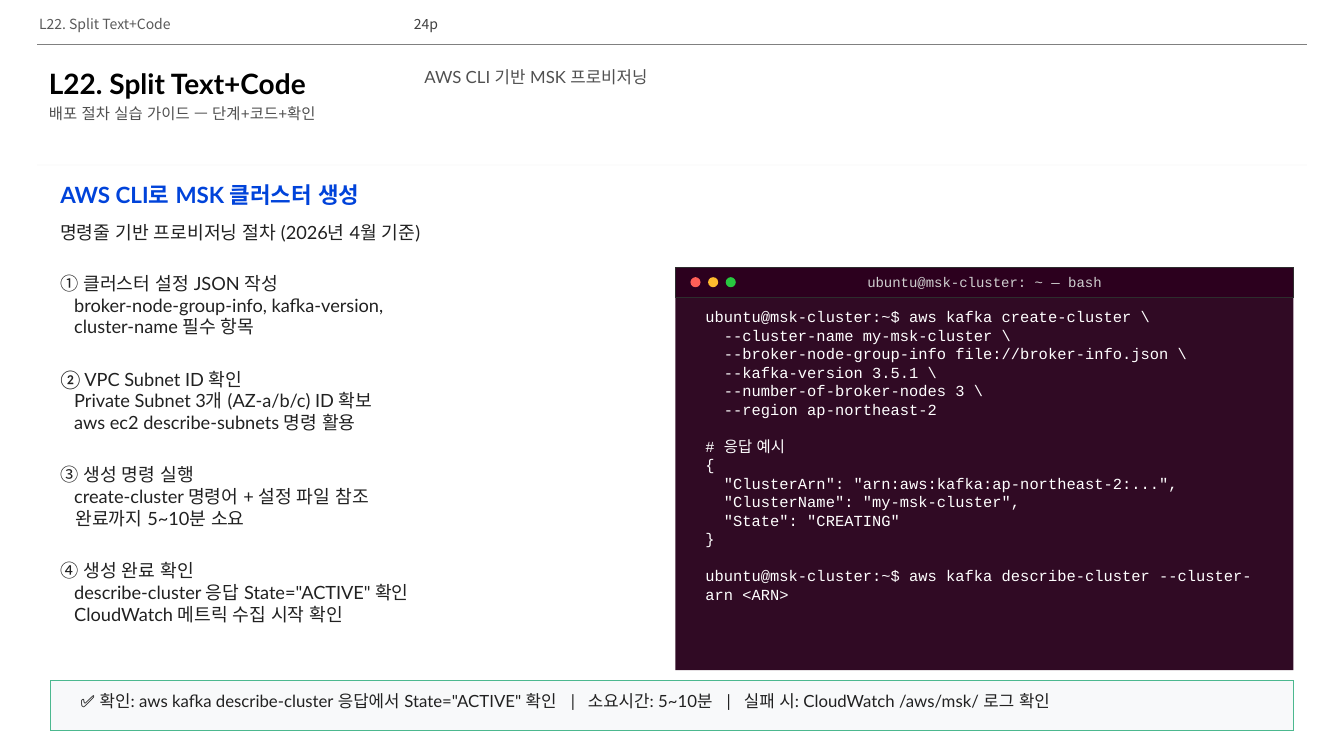
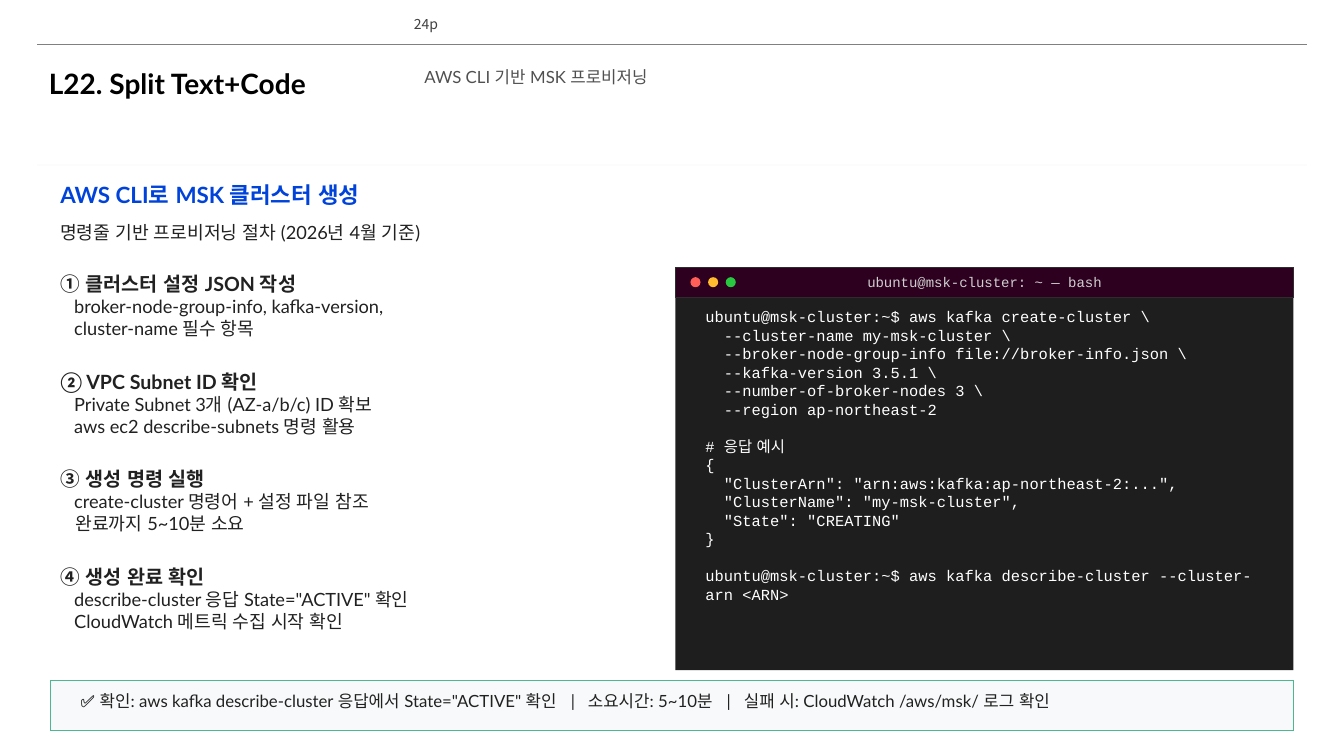
Before and after one commit to lhs6395-hslee/project-steer, a slide deck: slide 24 of results/pptx/AWS_MSK_Expert_Intro.pptx. Drawn at 1344x756 pixels with LibreOffice and Linux fonts; fonts in the diff are those of the drawing; background and template pictures are left out. Boxes give left, top, right and bottom in pixels: in the first picture for what was removed or moved away, otherwise in the second. Text is boxed around its words. In the diff, an @@ line names an element or a change of style, - is before the commit and + after.

```diff
--- a/results/pptx/AWS_MSK_Expert_Intro.pptx
+++ b/results/pptx/AWS_MSK_Expert_Intro.pptx
@@ text removed at bbox=[39, 18, 170, 32] @@
-L22. Split Text+Code
@@ text removed at bbox=[49, 106, 315, 120] @@
-배포 절차 실습 가이드 — 단계+코드+확인
@@ rectangle at bbox=[676, 267, 1294, 670]: fill #300A24 to #1E1E1E @@
@@ text at bbox=[60, 274, 296, 586]: size 13 to 14 pt, bold on in "① 클러스터 설정 JSON 작성", "② VPC Subnet ID 확인", "③ 생성 명령 실행", "④ 생성 완료 확인" @@
```
Also in this commit, not shown: 18 other slides changed, 3 other files.
